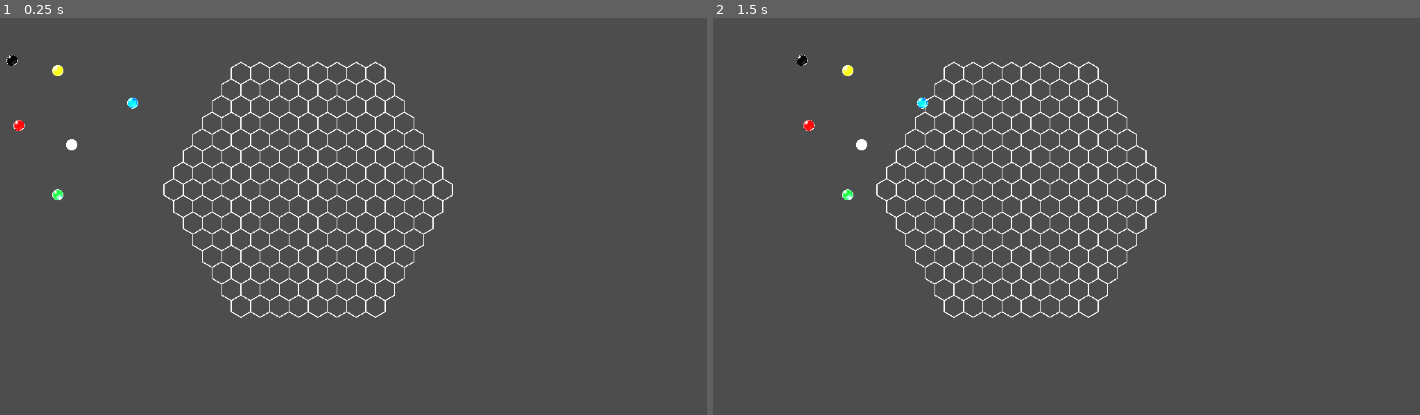
Above: before the commit, frames 1-2 (left to right).
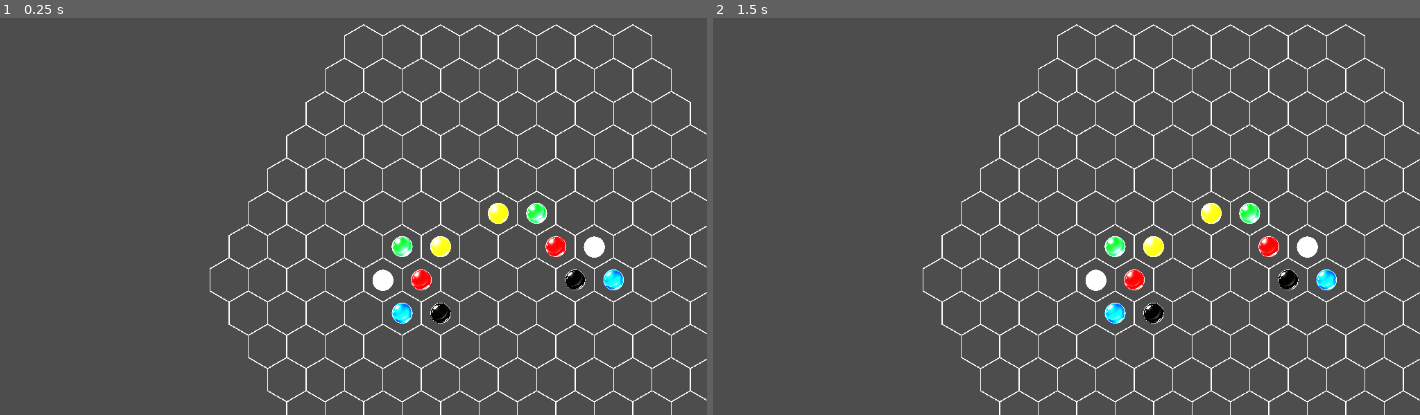
Above: after the commit, the same moments.

Repository: HoshimiyaMukuro499/AfternoonAlgebra
Game: Godot game, scene res://main.tscn
The game is run twice, just before and just after one commit, with the same random seed, the same clock (stepped at 60 frames per second) and the same inputs.
Inputs (mouse positions are in pixels of both pictures, inside the frame that each line leads up to):
- Up to frame 1 (0.25 s): no input
- Up to frame 2 (1.5 s): tap Enter (ui_accept) at 0.5 s; move the mouse to (1193, 168) at 0.52 s; hold Enter (ui_accept) 0.53-1.28 s; click (1193, 168) at 0.67 s; move the mouse to (861, 212) at 1.27 s; tap 1 at 1.35 s; click (861, 212) at 1.42 s

The runs differ from the first frame. In frame 1, 9.3% of the frame differs, in the area x 0-100%, y 1-100%; in frame 2, 9.3%.

Commit message:
修复了碰撞逻辑，可以完成基本的交互

Diff:
--- a/Afternoon_algebra/coding/BoardInitializer.gd
+++ b/Afternoon_algebra/coding/BoardInitializer.gd
@@ -40,12 +40,14 @@
 	# 创建红方弹珠
 	for i in range(red_positions.size()):
 		var marble = _create_marble(red_colors[i], MarbleConst.Camp.RED)
+		hex_grid.add_child(marble)
 		hex_grid.place_marble(marble, red_positions[i].x, red_positions[i].y)
 		all_marbles.append(marble)
 
 	# 创建蓝方弹珠
 	for i in range(blue_positions.size()):
 		var marble = _create_marble(blue_colors[i], MarbleConst.Camp.BLUE)
+		hex_grid.add_child(marble)
 		hex_grid.place_marble(marble, blue_positions[i].x, blue_positions[i].y)
 		all_marbles.append(marble)
 
@@ -67,6 +69,9 @@
 		# 添加 Sprite2D 子节点
 		var sprite = Sprite2D.new()
 		sprite.name = "Sprite"
+		var texture = _get_marble_texture(color)
+		if texture:
+			sprite.texture = texture
 		marble.add_child(sprite)
 
 		# 添加 CollisionShape2D
@@ -82,19 +87,38 @@
 
 	return marble
 
+static func _get_marble_texture(color: int) -> Texture2D:
+	var path := ""
+	match color:
+		MarbleConst.MarbleColor.WHITE:
+			path = "res://e38f2b561d3b4729548c49c70ff55bfc_副本.png"
+		MarbleConst.MarbleColor.BLUE:
+			path = "res://72ecbf01174f9811d8d12cb4db99ff12.png"
+		MarbleConst.MarbleColor.GREEN:
+			path = "res://e0b8bb4e61a2c84b61cb88da0639f13f.png"
+		MarbleConst.MarbleColor.RED:
+			path = "res://51aaad4f97bb00788f135d0f723e824b.png"
+		MarbleConst.MarbleColor.BLACK:
+			path = "res://b764655fb551105500b3ff458d9a265f.png"
+		MarbleConst.MarbleColor.YELLOW:
+			path = "res://448f9290e54cf220665a9acb90b58e08.png"
+	if path != "":
+		return load(path)
+	return null
+
 static func _get_marble_scene_path(color: int) -> String:
 	match color:
 		MarbleConst.MarbleColor.WHITE:
-			return "res://scenes/WhiteMarble.tscn"
+			return "res://white_marble.tscn"
 		MarbleConst.MarbleColor.BLUE:
-			return "res://scenes/BlueMarble.tscn"
+			return "res://blue_marble.tscn"
 		MarbleConst.MarbleColor.GREEN:
-			return "res://scenes/GreenMarble.tscn"
+			return "res://green_marble.tscn"
 		MarbleConst.MarbleColor.RED:
-			return "res://scenes/RedMarble.tscn"
+			return "res://red_marble.tscn"
 		MarbleConst.MarbleColor.BLACK:
-			return "res://scenes/BlackMarble.tscn"
+			return "res://black_marble.tscn"
 		MarbleConst.MarbleColor.YELLOW:
-			return "res://scenes/YellowMarble.tscn"
+			return "res://yellow_marble.tscn"
 		_:
 			return ""
--- a/Afternoon_algebra/coding/GameManager.gd
+++ b/Afternoon_algebra/coding/GameManager.gd
@@ -1,12 +1,11 @@
-# GameManager.gd - 合并版
 class_name GameManager
 extends Node2D
 
-# ====== 原有：棋盘引用 ======
+signal state_changed(new_state)
+
 var hex_grid: HexGrid2D
-var test_marble: Marble2D
+var all_marbles: Array[Marble2D] = []
 
-# ====== 新增：状态机 ======
 enum TurnState {
 	IDLE,
 	MARBLE_SELECTED,
@@ -21,26 +20,74 @@
 var turn_number: int = 0
 
 func _ready():
-	# ====== 原有：获取节点 ======
 	hex_grid = $HexGrid2D
-	test_marble = $Marble_Rigid/Marble  # 改成你在场景里的实际节点名
 
-	if hex_grid and test_marble:
-		hex_grid.place_marble(test_marble, 0, 0)
-		print("弹珠已放置到棋盘中心坐标(0,0)")
+	# 清理场景中的旧测试弹珠
+	if has_node("Marble_Rigid"):
+		$Marble_Rigid.queue_free()
 
-	# ====== 新增：开始回合 ======
+	# 使用 BoardInitializer 初始化标准棋盘
+	if hex_grid:
+		all_marbles = BoardInitializer.initialize_board(hex_grid)
+		_adjust_marble_visuals()
+
+	# 初始化 UI
+	_init_ui()
+
 	randomize()
 	current_team = MarbleConst.Camp.RED if randi() % 2 == 0 else MarbleConst.Camp.BLUE
 	start_turn()
 
-# ====== 原有：回车测试 ======
-func _input(event: InputEvent) -> void:
-	if event.is_action_pressed("ui_accept"):
-		if current_state == TurnState.IDLE:
-			test_marble.move(MarbleConst.HexDirection.RIGHT, 2)
+func _adjust_marble_visuals():
+	if not hex_grid:
+		return
+	var target_size = hex_grid.cell_size * 1.2
+	for marble in all_marbles:
+		# 调整 Sprite 大小使其在棋盘上可见
+		var sprite = marble._get_sprite_node()
+		if sprite and sprite.texture:
+			var tex_size = sprite.texture.get_size()
+			var scale_factor = target_size / max(tex_size.x, tex_size.y)
+			sprite.scale = Vector2(scale_factor, scale_factor)
+		# 重置碰撞体到弹珠中心
+		for child in marble.get_children():
+			if child is CollisionShape2D:
+				child.position = Vector2.ZERO
 
-# ====== 新增：状态机方法 ======
+func _init_ui():
+	# 查找或创建 UI 节点（先不加入场景树，等脚本挂载后再加入）
+	var ui = get_node_or_null("UI")
+	var need_add_child = false
+	if not ui:
+		ui = CanvasLayer.new()
+		ui.name = "UI"
+		need_add_child = true
+
+	# 确保 UI 挂载了 UI.gd 脚本（在加入场景树前挂载，确保 _ready 被触发）
+	if ui.get_script() == null:
+		var ui_script = load("res://UI/UI.gd")
+		if ui_script:
+			ui.set_script(ui_script)
+
+	if need_add_child:
+		add_child(ui)
+
+	# 创建或查找 TurnLabel
+	var turn_label = ui.get_node_or_null("TurnLabel")
+	if not turn_label:
+		turn_label = Label.new()
+		turn_label.name = "TurnLabel"
+		turn_label.position = Vector2(20, 20)
+		ui.add_child(turn_label)
+
+	# 创建或查找 MessageLabel
+	var message_label = ui.get_node_or_null("MessageLabel")
+	if not message_label:
+		message_label = Label.new()
+		message_label.name = "MessageLabel"
+		message_label.position = Vector2(20, 50)
+		ui.add_child(message_label)
+
 func start_turn():
 	current_state = TurnState.IDLE
 	selected_marble = null
@@ -48,6 +95,7 @@
 	selected_power = 0
 	turn_number += 1
 	print("第 %d 回合，%s 方行动" % [turn_number, "红" if current_team == MarbleConst.Camp.RED else "蓝"])
+	state_changed.emit(current_state)
 
 func select_marble(marble):
 	if current_state != TurnState.IDLE: return
@@ -56,12 +104,14 @@
 	current_state = TurnState.MARBLE_SELECTED
 	marble.highlight()
 	print("选中弹珠，请选择方向")
+	state_changed.emit(current_state)
 
 func select_direction(direction: int):
 	if current_state != TurnState.MARBLE_SELECTED: return
 	selected_direction = direction
 	current_state = TurnState.DIRECTION_SELECTED
 	print("已选方向，请选择力度")
+	state_changed.emit(current_state)
 
 func select_power(power: int):
 	if current_state != TurnState.DIRECTION_SELECTED: return
@@ -70,6 +120,7 @@
 
 func execute_move():
 	current_state = TurnState.EXECUTING
+	state_changed.emit(current_state)
 	if selected_marble and selected_marble.is_alive:
 		selected_marble.move(selected_direction, selected_power)
 	await get_tree().create_timer(0.5).timeout
@@ -79,9 +130,9 @@
 
 func cancel_selection():
 	if current_state == TurnState.IDLE or current_state == TurnState.EXECUTING: return
-	if selected_marble:           # ← 加这个判断
-		selected_marble.unhighlight()  # ← 加这行
+	if selected_marble:
+		selected_marble.unhighlight()
 	selected_marble = null
 	current_state = TurnState.IDLE
-
 	print("已取消选择")
+	state_changed.emit(current_state)
--- a/Afternoon_algebra/coding/InputHandler.gd
+++ b/Afternoon_algebra/coding/InputHandler.gd
@@ -1,17 +1,17 @@
-# InputHandler.gd - 挂在主场景根节点
 extends Node2D
 
 var game_manager: GameManager
 
 func _ready():
-	# func _ready():
-	game_manager = get_node("/root/Node2D")  # 使用绝对路径了
-	# 或者
-	# game_manager = get_tree().get_first_node_in_group("game_manager")
+	game_manager = get_node_or_null("/root/Node2D")
+	if not game_manager:
+		game_manager = get_tree().get_first_node_in_group("game_manager")
 
 func _unhandled_input(event):
 	if event is InputEventMouseButton and event.button_index == MOUSE_BUTTON_LEFT and event.pressed:
-		_handle_click(event.position)
+		# 将全局鼠标坐标转换为 HexGrid2D 的局部坐标
+		var local_pos = game_manager.hex_grid.to_local(get_global_mouse_position())
+		_handle_click(local_pos)
 	elif event is InputEventMouseButton and event.button_index == MOUSE_BUTTON_RIGHT and event.pressed:
 		game_manager.cancel_selection()
 
@@ -27,28 +27,25 @@
 func _try_select_marble(pos: Vector2):
 	var hex = game_manager.hex_grid.world_to_hex(pos)
 	var marble = game_manager.hex_grid.get_marble_at(int(hex.x), int(hex.y))
-	if marble and marble.is_alive and marble.camp == game_manager.current_team:#这个弹珠可以被选中的条件
-		game_manager.select_marble(marble)  # 屏幕坐标转六边形坐标 选择己方弹珠
+	if marble and marble.is_alive and marble.camp == game_manager.current_team:
+		game_manager.select_marble(marble)
 		return
 
 func _try_select_direction(pos: Vector2):
 	if not game_manager.selected_marble:
 		return
 	var current_hex = game_manager.selected_marble.get_current_hex()
-	# 检查 6 个方向哪个被点击
 	for dir in range(6):
 		var neighbor = game_manager.selected_marble.get_neighbor_hex(current_hex, dir)
 		var neighbor_pos = game_manager.hex_grid.hex_to_world(neighbor.x, neighbor.y)
 		if pos.distance_to(neighbor_pos) < 25:
 			game_manager.select_direction(dir)
 			return
-	# 点击空白取消
 	game_manager.cancel_selection()
 
 func _try_select_power(pos: Vector2):
-	# 简单用数字键 1~5 选力度（也可以改 UI 按钮）
 	pass
-#使用键盘输入
+
 func _input(event):
 	if game_manager.current_state != GameManager.TurnState.DIRECTION_SELECTED:
 		return
--- a/Afternoon_algebra/coding/UI/UI.gd
+++ b/Afternoon_algebra/coding/UI/UI.gd
@@ -1,27 +1,58 @@
 extends CanvasLayer
 
-@onready var turn_label = $TurnLabel
-@onready var message_label = $MessageLabel
+@onready var turn_label: Label = $TurnLabel
+@onready var message_label: Label = $MessageLabel
 
 func _ready():
-	var gm = get_node("/root/Main/GameManager")  # 根据你的场景路径调整
+	# 延迟一帧连接信号，确保 GameManager 已就绪
+	await get_tree().process_frame
+
+	var gm = _find_game_manager()
 	if gm:
-		gm.connect("state_changed", _on_state_changed)
-	update_turn_display(gm)
+		if not gm.is_connected("state_changed", _on_state_changed):
+			gm.connect("state_changed", _on_state_changed)
+		update_turn_display(gm)
+		_on_state_changed(gm.current_state)
 
-func update_turn_display(gm):
+func _find_game_manager() -> GameManager:
+	# 尝试多种路径找到 GameManager
+	var gm = get_node_or_null("/root/Node2D")
+	if gm is GameManager:
+		return gm
+	gm = get_node_or_null("/root/Main")
+	if gm is GameManager:
+		return gm
+	gm = get_tree().get_first_node_in_group("game_manager")
+	if gm is GameManager:
+		return gm
+	# 向上查找父节点
+	var parent = get_parent()
+	while parent:
+		if parent is GameManager:
+			return parent
+		parent = parent.get_parent()
+	return null
+
+func update_turn_display(gm: GameManager):
+	if not turn_label:
+		return
 	var team_name = "红方" if gm.current_team == MarbleConst.Camp.RED else "蓝方"
 	turn_label.text = "当前回合: " + team_name
 
 func _on_state_changed(new_state):
-	var gm = get_node("/root/Main/GameManager")
-	update_turn_display(gm)
+	if not message_label:
+		return
+
+	var gm = _find_game_manager()
+	if gm:
+		update_turn_display(gm)
+
 	match new_state:
-		gm.IDLE:
+		GameManager.TurnState.IDLE:
 			message_label.text = "请点击己方弹珠"
-		gm.MARBLE_SELECTED:
+		GameManager.TurnState.MARBLE_SELECTED:
 			message_label.text = "请选择移动方向 (点击相邻格子)"
-		gm.DIRECTION_SELECTED:
+		GameManager.TurnState.DIRECTION_SELECTED:
 			message_label.text = "请选择力度 (按 1~5)"
-		gm.EXECUTING:
+		GameManager.TurnState.EXECUTING:
 			message_label.text = "移动中..."
--- a/Afternoon_algebra/coding/hex_grid_drawer.gd
+++ b/Afternoon_algebra/coding/hex_grid_drawer.gd
@@ -12,9 +12,10 @@
 
 func _ready() -> void:
 	if not hex_grid:
-		# 尝试自动查找兄弟节点中的 HexGrid2D
 		var parent = get_parent()
-		if parent:
+		if parent is HexGrid2D:
+			hex_grid = parent
+		elif parent:
 			hex_grid = parent.get_node_or_null("HexGrid2D")
 	queue_redraw()
 
--- a/Afternoon_algebra/coding/main.tscn
+++ b/Afternoon_algebra/coding/main.tscn
@@ -58,121 +58,10 @@
 scale = Vector2(0.8660254, 0.6614378)
 skew = 0.7137245
 
-[node name="Marble_Rigid" type="Area2D" parent="." unique_id=2001200297]
-position = Vector2(-59, 22)
-
-[node name="Marble" type="Area2D" parent="Marble_Rigid" unique_id=255752409]
-position = Vector2(-62, 74.7)
-script = ExtResource("2_7mycd")
-
-[node name="WhiteMarble" parent="Marble_Rigid/Marble" unique_id=528923663 instance=ExtResource("3_2cqfq")]
-position = Vector2(20, 106.3)
-
-[node name="Sprite" type="Sprite2D" parent="Marble_Rigid/Marble/WhiteMarble" unique_id=1532797599]
-
-[node name="BlueMarble" type="Area2D" parent="Marble_Rigid/Marble" unique_id=1085971219 groups=["marbles"]]
-position = Vector2(108, 46.7)
-script = ExtResource("4_7mycd")
-color = 1
-
-[node name="Mesh" type="MeshInstance2D" parent="Marble_Rigid/Marble/BlueMarble" unique_id=1071842442]
-mesh = SubResource("SphereMesh_272bh")
-
-[node name="CollisionShape2D" type="CollisionShape2D" parent="Marble_Rigid/Marble/BlueMarble" unique_id=1779181653]
-position = Vector2(133, 24.7)
-shape = SubResource("CircleShape2D_5vw27")
-
-[node name="UI" type="CanvasLayer" parent="Marble_Rigid/Marble/BlueMarble" unique_id=1452924562]
-
-[node name="MessageLabel" type="Label" parent="Marble_Rigid/Marble/BlueMarble/UI" unique_id=658507363]
-offset_left = -557.0
-offset_top = -265.0
-offset_right = -517.0
-offset_bottom = -242.0
-text = "This is Message Label."
-
-[node name="TurnLabel" type="Label" parent="Marble_Rigid/Marble/BlueMarble/UI" unique_id=446793811]
-offset_left = -563.0
-offset_top = -306.0
-offset_right = -523.0
-offset_bottom = -283.0
-text = "This is Turn Label."
-
-[node name="Sprite" type="Sprite2D" parent="Marble_Rigid/Marble/BlueMarble" unique_id=1992537419]
-scale = Vector2(0.01, 0.01)
-texture = ExtResource("6_ycdy4")
-
-[node name="CollisionShape2D" type="CollisionShape2D" parent="Marble_Rigid/Marble" unique_id=1979226030]
-position = Vector2(90, 79.7)
-shape = SubResource("CircleShape2D_kek77")
-
-[node name="Sprite" type="Sprite2D" parent="Marble_Rigid/Marble" unique_id=1717806886]
-position = Vector2(214, -41.699997)
-
-[node name="GreenMarble" type="Area2D" parent="Marble_Rigid/Marble" unique_id=1740909634 groups=["marbles"]]
-position = Vector2(0, 179.3)
-script = ExtResource("5_efxa6")
-
-[node name="Mesh" type="MeshInstance2D" parent="Marble_Rigid/Marble/GreenMarble" unique_id=1989198083]
-mesh = SubResource("SphereMesh_vivmo")
-
-[node name="CollisionShape2D" type="CollisionShape2D" parent="Marble_Rigid/Marble/GreenMarble" unique_id=1807179411]
-shape = SubResource("CircleShape2D_2cqfq")
-
-[node name="Sprite" type="Sprite2D" parent="Marble_Rigid/Marble/GreenMarble" unique_id=1649386565]
-scale = Vector2(0.01, 0.01)
-texture = ExtResource("8_yaehf")
-
-[node name="RedMarble" type="Area2D" parent="Marble_Rigid/Marble" unique_id=866384609 groups=["marbles"]]
-position = Vector2(-56, 79.3)
-script = ExtResource("6_dg77c")
-
-[node name="Mesh" type="MeshInstance2D" parent="Marble_Rigid/Marble/RedMarble" unique_id=1098653701]
-mesh = SubResource("SphereMesh_yaehf")
-
-[node name="CollisionShape2D" type="CollisionShape2D" parent="Marble_Rigid/Marble/RedMarble" unique_id=782883392]
-shape = SubResource("CircleShape2D_074og")
-
-[node name="Sprite" type="Sprite2D" parent="Marble_Rigid/Marble/RedMarble" unique_id=971682574]
-scale = Vector2(0.01, 0.01)
-texture = ExtResource("10_074og")
-
-[node name="BlackMarble" type="Area2D" parent="Marble_Rigid/Marble" unique_id=193105339 groups=["marbles"]]
-position = Vector2(-66, -14.699997)
-script = ExtResource("7_ycdy4")
-
-[node name="Mesh" type="MeshInstance2D" parent="Marble_Rigid/Marble/BlackMarble" unique_id=1511627482]
-mesh = SubResource("SphereMesh_cegan")
-
-[node name="CollisionShape2D" type="CollisionShape2D" parent="Marble_Rigid/Marble/BlackMarble" unique_id=225128442]
-shape = SubResource("CircleShape2D_82xsv")
-
-[node name="Sprite" type="Sprite2D" parent="Marble_Rigid/Marble/BlackMarble" unique_id=890034287]
-scale = Vector2(0.01, 0.01)
-texture = ExtResource("12_cegan")
-
-[node name="YellowMarble" type="Area2D" parent="Marble_Rigid/Marble" unique_id=2083973639 groups=["marbles"]]
-script = ExtResource("8_w48qg")
-
-[node name="Mesh" type="MeshInstance2D" parent="Marble_Rigid/Marble/YellowMarble" unique_id=928910958]
-mesh = SubResource("SphereMesh_getpj")
-
-[node name="CollisionShape2D" type="CollisionShape2D" parent="Marble_Rigid/Marble/YellowMarble" unique_id=692477042]
-shape = SubResource("CircleShape2D_ryguw")
-
-[node name="Sprite" type="Sprite2D" parent="Marble_Rigid/Marble/YellowMarble" unique_id=879982723]
-scale = Vector2(0.01, 0.01)
-texture = ExtResource("14_82xsv")
-
-[node name="CollisionShape2D" type="CollisionShape2D" parent="Marble_Rigid" unique_id=941855440]
-position = Vector2(140, 202.7)
-shape = SubResource("CircleShape2D_4c57u")
-debug_color = Color(0, 0.6, 0.7019608, 0.41960785)
-
 [node name="HexGrid2D" type="Node2D" parent="." unique_id=1083284442]
-position = Vector2(218, 152)
+position = Vector2(576, 324)
 script = ExtResource("5_7mycd")
-cell_size = 16.0
+cell_size = 32.0
 
 [node name="Ground" type="StaticBody2D" parent="." unique_id=135017203]
 position = Vector2(303, 112)
@@ -188,6 +77,6 @@
 position = Vector2(203, 89)
 script = ExtResource("1_1bvp3")
 
-[node name="HexGridDrawer" type="Node2D" parent="." unique_id=1135638677]
-position = Vector2(302, 194)
+[node name="HexGridDrawer" type="Node2D" parent="HexGrid2D" unique_id=1135638677]
+position = Vector2(0, 0)
 script = ExtResource("7_272bh")
